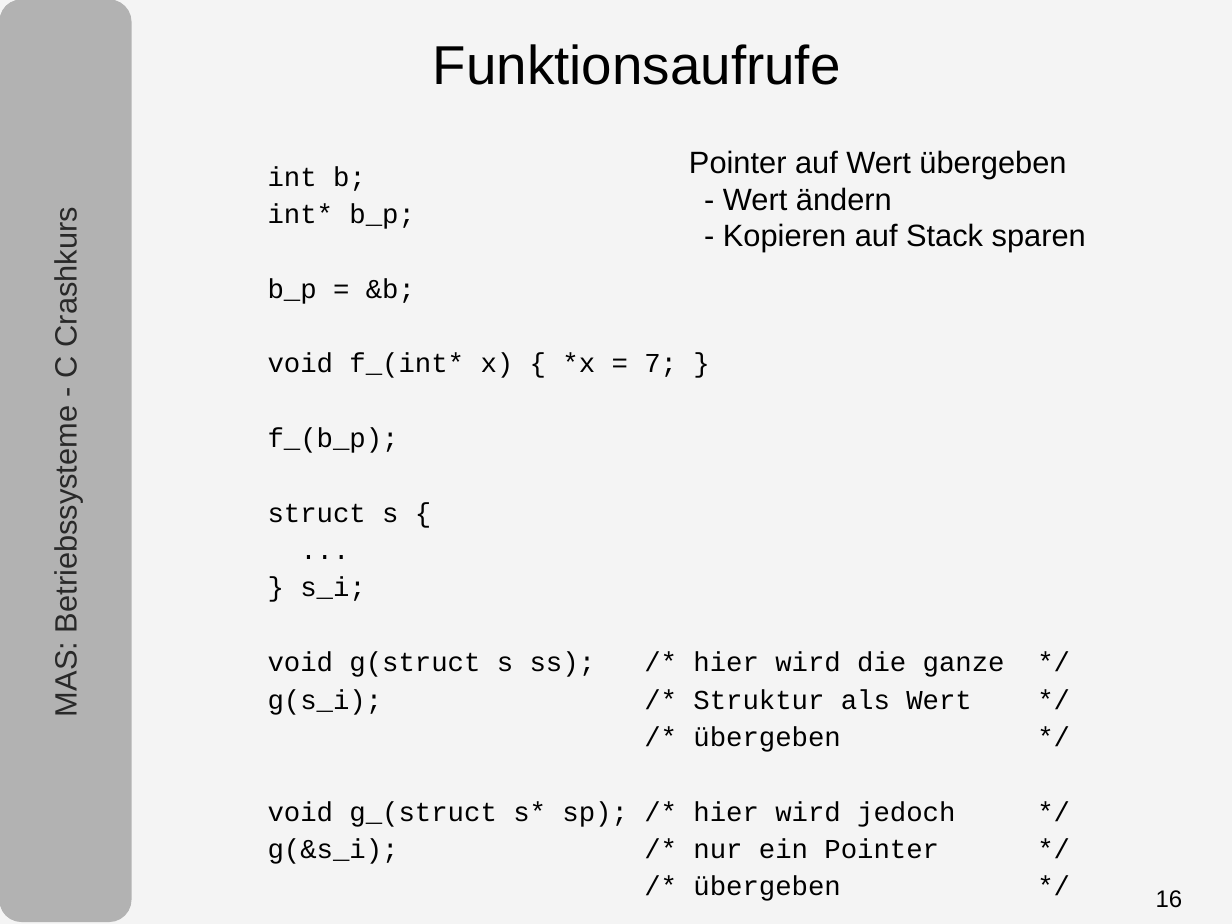
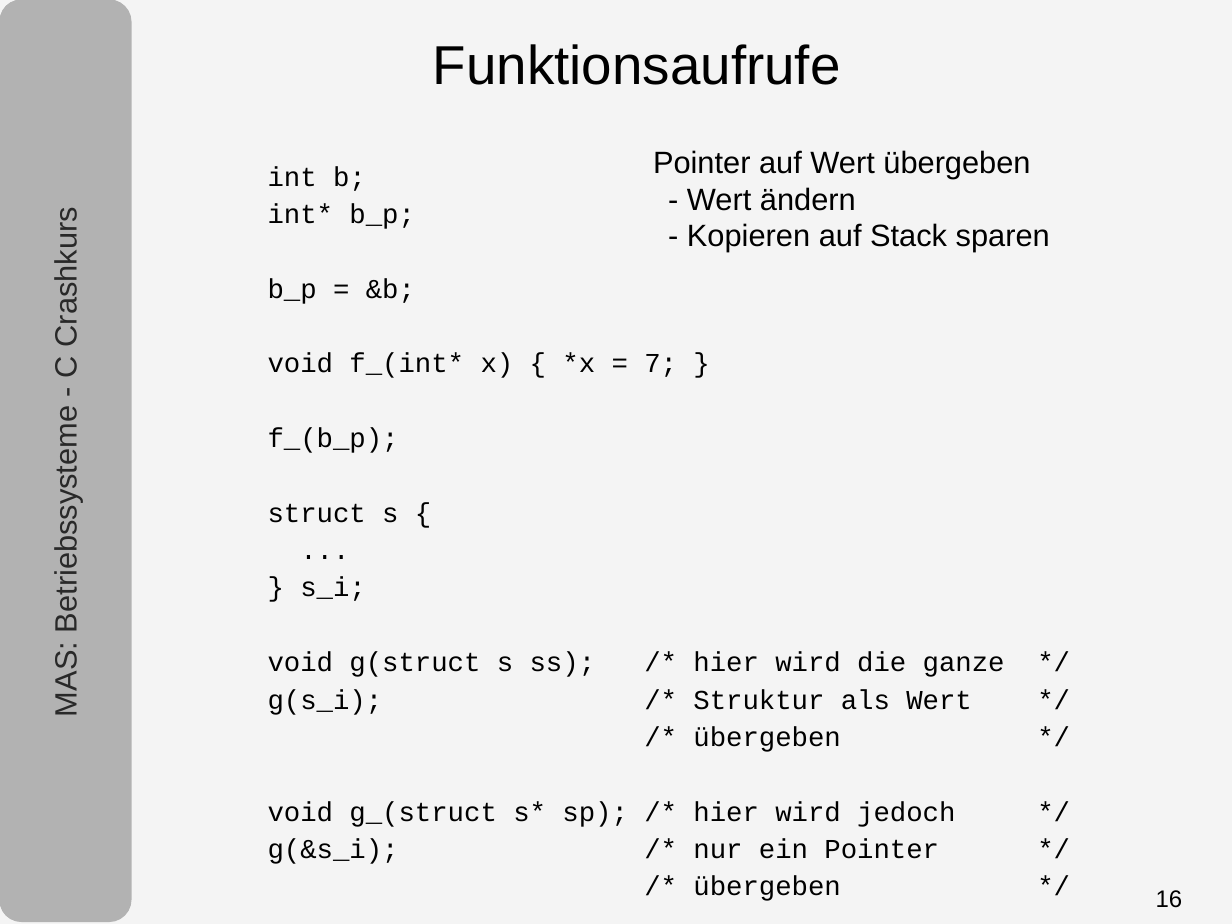
Before and after one commit to tpo/betriebssysteme, a slide deck: slide 16 of 05-1_C.odp. Drawn at 1232x924 pixels with LibreOffice and Linux fonts; fonts in the diff are those of the drawing. Boxes give left, top, right and bottom in pixels: in the first picture for what was removed or moved away, otherwise in the second. Text is boxed around its words. In the diff, an @@ line names an element or a change of style, - is before the commit and + after.

```diff
--- a/05-1_C.odp
+++ b/05-1_C.odp
@@ text "Pointer auf Wert übergeben - ...": place and size @@
-text "Pointer auf Wert übergeben - ..." at [689, 150, 1086, 252]
+text "Pointer auf Wert übergeben - ..." at [653, 150, 1050, 252]
```
Also in this commit, not shown: 4 other slides changed.
